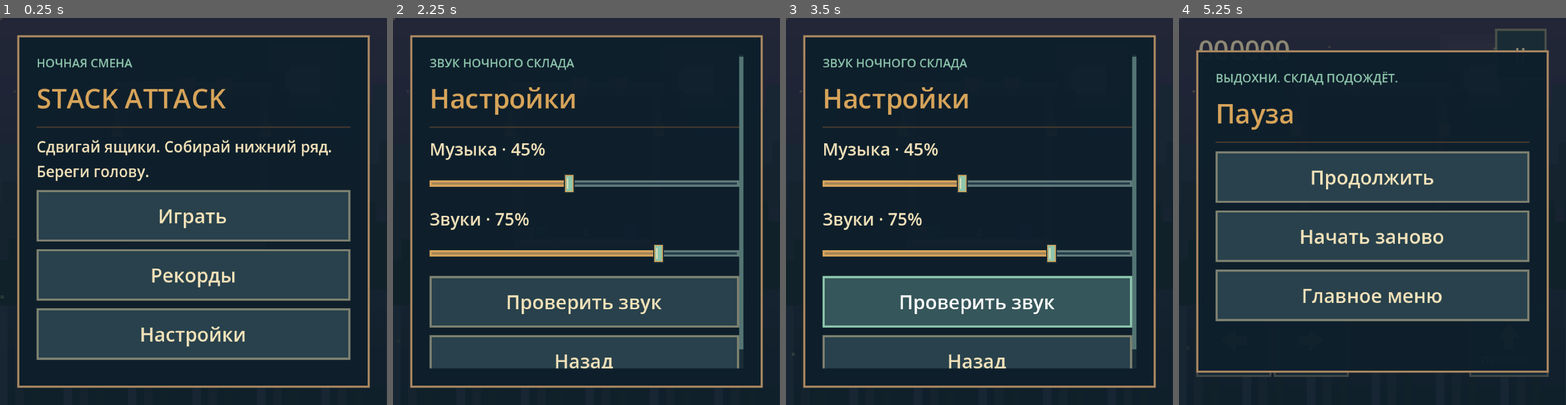
Above: before the commit, frames 1-4 (left to right).
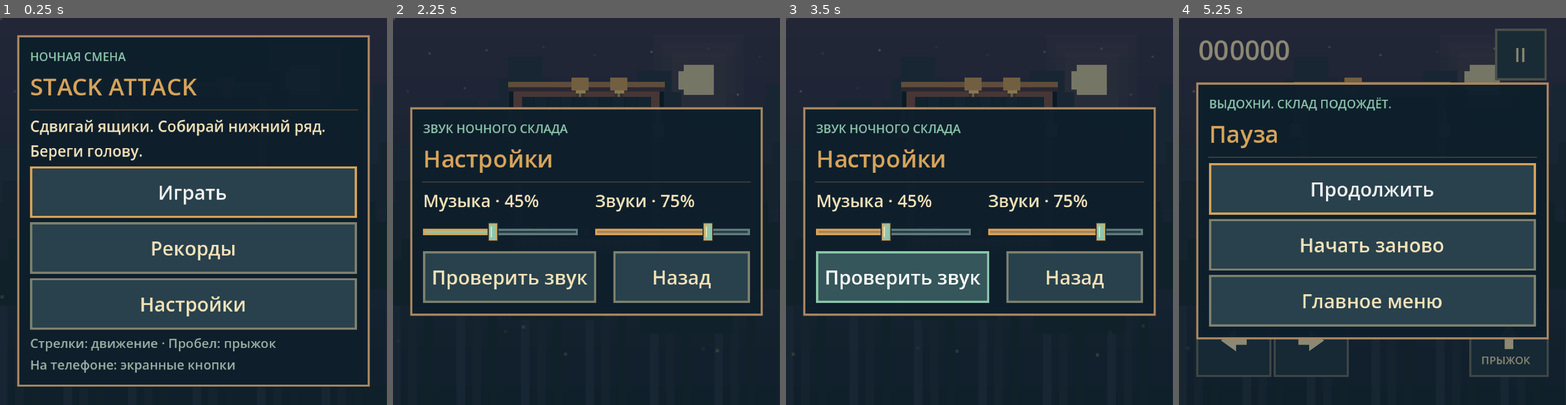
Above: after the commit, the same moments.

Repository: IlyasYOY/stack-attack
Game: Godot game, scene res://game/main.tscn
Same seed, same stepped clock (60 frames per second), same inputs: the game is played once before the commit and once after it. Sound files missing from this copy of the repository are replaced by a short silence.
Inputs:
- Up to frame 1 (0.25 s): no input
- Up to frame 2 (2.25 s): click "Рекорды" at 0.5 s; click "Назад" at 1.25 s; click "Настройки" at 2 s
- Up to frame 3 (3.5 s): click "Проверить звук" at 2.75 s
- Up to frame 4 (5.25 s): click "Назад" at 3.5 s; click "Играть" at 4.25 s; click "II" at 5 s

The runs differ from the first frame. In frame 1, 28% of the frame differs, in the area x 4-96%, y 8-96%; in frame 2, 32%; in frame 3, 32%, in the area x 4-96%, y 4-96%; in frame 4, 23%.

Commit message:
Fit menu panels without scrolling across phone and Fold layouts

Diff:
--- a/game/main.gd
+++ b/game/main.gd
@@ -9,7 +9,6 @@
 var buttons := {}
 var sliders := {}
 var panel: PanelContainer
-var panel_height := 400.0
 var score_label: Label
 var pointers := {}
 var jump_pending := false
@@ -66,8 +65,9 @@
 	result.set_stylebox("hover", "Button", _make_style(Color("35565a"), MINT, padding))
 	result.set_stylebox("pressed", "Button", _make_style(Color("456963"), GOLD, padding))
 	result.set_stylebox("focus", "Button", _make_style(Color(0, 0, 0, 0), GOLD, 2))
-	result.set_stylebox("panel", "PanelContainer", _make_style(Color(0.055, 0.12, 0.17, 0.97), Color("a88660"), 18))
-	result.set_constant("separation", "VBoxContainer", 10)
+	result.set_stylebox("panel", "PanelContainer", _make_style(Color(0.055, 0.12, 0.17, 0.97), Color("a88660"), 12 if _compact_panel() else 18))
+	result.set_constant("separation", "VBoxContainer", 4 if _compact_panel() else 10)
+	result.set_constant("separation", "HBoxContainer", 16)
 	result.set_font_size("font_size", "Button", 18)
 	var rail := _make_style(Color("243d4a"), Color("617b7b"), 3)
 	result.set_stylebox("slider", "HSlider", rail)
@@ -75,10 +75,22 @@
 	result.set_stylebox("grabber_area_highlight", "HSlider", _make_style(MINT, GOLD, 3))
 	result.set_icon("grabber", "HSlider", preload("res://art/slider_knob.png"))
 	result.set_icon("grabber_highlight", "HSlider", preload("res://art/slider_knob.png"))
-	result.set_stylebox("scroll", "VScrollBar", _make_style(Color("192d37"), Color("192d37"), 2))
-	result.set_stylebox("grabber", "VScrollBar", _make_style(Color("537573"), Color("537573"), 2))
-	result.set_stylebox("grabber_highlight", "VScrollBar", _make_style(MINT, MINT, 2))
 	return result
+
+
+func _compact_panel() -> bool:
+	return size.y < 620
+
+
+func _wide_panel() -> bool:
+	return size.x > size.y * 1.25
+
+
+func _column(parent: Control) -> VBoxContainer:
+	var column := VBoxContainer.new()
+	column.size_flags_horizontal = Control.SIZE_EXPAND_FILL
+	parent.add_child(column)
+	return column
 
 
 func _clear_ui() -> void:
@@ -93,6 +105,8 @@
 
 
 func _show_screen(value: String) -> void:
+	var previous_focus := get_viewport().gui_get_focus_owner()
+	var focus_name := str(previous_focus.name) if previous_focus != null else ""
 	screen = value
 	theme = _make_theme()
 	_release_controls()
@@ -106,55 +120,79 @@
 	var content := _make_panel()
 	match screen:
 		"menu":
-			panel_height = 460 if size.y >= 440 else 420
-			_heading(content, "STACK ATTACK", "НОЧНАЯ СМЕНА", 32)
-			_text(content, "Сдвигай ящики. Собирай нижний ряд.\nБереги голову.", 14 if size.y < 440 else 16)
-			_button(content, "Играть", "play", _start_game)
-			_button(content, "Рекорды", "records", func(): _show_screen("records"))
-			_button(content, "Настройки", "settings", func(): _show_screen("settings"))
-			if size.y >= 440:
-				_text(content, "Стрелки: движение · Пробел: прыжок\nНа телефоне: экранные кнопки", 12, Color("9eafa5"))
+			var intro := content
+			var actions := content
+			if _wide_panel():
+				var row := HBoxContainer.new()
+				content.add_child(row)
+				intro = _column(row)
+				actions = _column(row)
+			_heading(intro, "STACK ATTACK", "НОЧНАЯ СМЕНА", 32)
+			_text(intro, "Сдвигай ящики. Собирай нижний ряд.\nБереги голову.", 14 if _compact_panel() else 16)
+			_button(actions, "Играть", "play", _start_game)
+			_button(actions, "Рекорды", "records", func(): _show_screen("records"))
+			_button(actions, "Настройки", "settings", func(): _show_screen("settings"))
+			_text(intro, "Стрелки: движение · Пробел: прыжок\nНа телефоне: экранные кнопки", 12, Color("9eafa5"))
 		"paused":
-			panel_height = 300
 			_heading(content, "Пауза", "ВЫДОХНИ. СКЛАД ПОДОЖДЁТ.")
 			_button(content, "Продолжить", "resume", func(): _show_screen("playing"))
 			_button(content, "Начать заново", "restart", _start_game)
 			_button(content, "Главное меню", "home", func(): _show_screen("menu"))
 		"over":
-			panel_height = 370
 			_heading(content, "Смена окончена", "СКЛАД ЗАПОЛНЕН" if model.loss_reason == "overflow" else "ОСТОРОЖНО, ЯЩИКИ!")
-			_text(content, str(model.score), 44, GOLD)
+			_text(content, str(model.score), 32 if _compact_panel() else 44, GOLD)
 			_text(content, "Очищено рядов: %d" % model.lines, 16)
-			_button(content, "Играть снова", "again", _start_game)
-			_button(content, "Главное меню", "home", func(): _show_screen("menu"))
+			var actions: Control = content
+			if _compact_panel():
+				actions = HBoxContainer.new()
+				content.add_child(actions)
+			_button(actions, "Играть снова", "again", _start_game)
+			_button(actions, "Главное меню", "home", func(): _show_screen("menu"))
 			if not profile.last_error.is_empty():
 				_text(content, profile.last_error, 12)
 		"records":
-			panel_height = 490
 			_heading(content, "Рекорды", "ЛУЧШАЯ ДЕСЯТКА · НА ЭТОМ УСТРОЙСТВЕ")
 			if profile.records.is_empty():
 				_text(content, "Пока пусто. Первый ряд уже ждёт.", 16)
+			var entries: Control = content
+			if _compact_panel() and not profile.records.is_empty():
+				var grid := GridContainer.new()
+				grid.columns = 2
+				grid.add_theme_constant_override("h_separation", 16)
+				grid.add_theme_constant_override("v_separation", 6)
+				content.add_child(grid)
+				entries = grid
 			for index in range(profile.records.size()):
 				var entry: Dictionary = profile.records[index]
-				_text(content, "%02d   %s   ·   %d" % [index + 1, entry.date, entry.score], 16,
-					GOLD if index == 0 else CREAM)
+				if _compact_panel():
+					var item := _column(entries)
+					item.add_theme_constant_override("separation", 0)
+					_text(item, "%02d   %d" % [index + 1, entry.score], 14, GOLD if index == 0 else CREAM)
+					_text(item, str(entry.date), 10, MINT)
+				else:
+					_text(entries, "%02d   %s   ·   %d" % [index + 1, entry.date, entry.score], 16,
+						GOLD if index == 0 else CREAM)
 			_button(content, "Назад", "back", func(): _show_screen("menu"))
 		"settings":
-			panel_height = 430
 			_heading(content, "Настройки", "ЗВУК НОЧНОГО СКЛАДА")
-			_slider(content, "Музыка", "music", profile.music)
-			_slider(content, "Звуки", "effects", profile.effects)
+			if _compact_panel():
+				var row := HBoxContainer.new()
+				content.add_child(row)
+				_slider(_column(row), "Музыка", "music", profile.music)
+				_slider(_column(row), "Звуки", "effects", profile.effects)
+			else:
+				_slider(content, "Музыка", "music", profile.music)
+				_slider(content, "Звуки", "effects", profile.effects)
 			if OS.has_feature("android"):
-				var vibration := CheckButton.new()
-				vibration.text = "Виброотклик"
-				vibration.button_pressed = profile.vibration
-				vibration.toggled.connect(func(enabled: bool):
-					profile.vibration = enabled
-					profile.save_profile())
-				content.add_child(vibration)
-			_button(content, "Проверить звук", "sound_test", func(): sound.effect("line"))
-			_button(content, "Назад", "back", func(): _show_screen("menu"))
+				_vibration_option(content)
+			var actions: Control = content
+			if _compact_panel():
+				actions = HBoxContainer.new()
+				content.add_child(actions)
+			_button(actions, "Проверить звук", "sound_test", func(): sound.effect("line"))
+			_button(actions, "Назад", "back", func(): _show_screen("menu"))
 	_position_panel()
+	_focus_panel.call_deferred(panel, focus_name)
 
 
 func _make_panel() -> VBoxContainer:
@@ -164,26 +202,47 @@
 	ui.add_child(shade)
 	panel = PanelContainer.new()
 	ui.add_child(panel)
-	var scroll := ScrollContainer.new()
-	scroll.horizontal_scroll_mode = ScrollContainer.SCROLL_MODE_DISABLED
-	panel.add_child(scroll)
+	panel.resized.connect(_center_panel)
+	panel.minimum_size_changed.connect(_position_panel)
 	var content := VBoxContainer.new()
-	if size.y < 440:
-		content.add_theme_constant_override("separation", 7)
 	content.size_flags_horizontal = Control.SIZE_EXPAND_FILL
-	scroll.add_child(content)
+	panel.add_child(content)
 	return content
 
 
 func _position_panel() -> void:
 	if panel != null:
-		panel.size = Vector2(minf(410, size.x - 32), minf(panel_height, size.y - 32))
+		panel.size = Vector2(minf(720 if _wide_panel() else 440, size.x - 32), panel.get_combined_minimum_size().y)
+		_center_panel()
+
+
+func _center_panel() -> void:
+	if panel != null:
 		panel.position = ((size - panel.size) * 0.5).floor()
+
+
+func _focus_panel(expected_panel: PanelContainer, preferred: String) -> void:
+	if panel != expected_panel or not is_instance_valid(expected_panel):
+		return
+	var controls: Array[Control] = []
+	for control in panel.find_children("*", "Control", true, false):
+		if control.focus_mode == Control.FOCUS_ALL:
+			controls.append(control)
+	for index in range(controls.size()):
+		var control := controls[index]
+		control.focus_next = control.get_path_to(controls[(index + 1) % controls.size()])
+		control.focus_previous = control.get_path_to(controls[(index - 1 + controls.size()) % controls.size()])
+	if not controls.is_empty():
+		var target := controls[0]
+		for control in controls:
+			if str(control.name) == preferred:
+				target = control
+		target.grab_focus()
 
 
 func _heading(parent: Control, title: String, subtitle: String, text_size: int = 28) -> void:
 	_text(parent, subtitle, 11, MINT)
-	_text(parent, title, mini(25, text_size) if size.y < 440 else text_size, GOLD)
+	_text(parent, title, mini(22, text_size) if _compact_panel() else text_size, GOLD)
 	var separator := HSeparator.new()
 	separator.modulate = Color("9a7d5e")
 	parent.add_child(separator)
@@ -201,6 +260,8 @@
 
 func _button(parent: Control, title: String, id: String, action: Callable) -> Button:
 	var button := Button.new()
+	button.name = id
+	button.size_flags_horizontal = Control.SIZE_EXPAND_FILL
 	button.text = title
 	button.custom_minimum_size.y = 48
 	button.pressed.connect(func():
@@ -215,6 +276,7 @@
 func _slider(parent: Control, title: String, id: String, value: float) -> void:
 	var label := _text(parent, "%s · %d%%" % [title, roundi(value * 100)], 16)
 	var slider := HSlider.new()
+	slider.name = id
 	slider.min_value = 0
 	slider.max_value = 1
 	slider.step = 0.05
@@ -230,6 +292,17 @@
 		profile.save_profile())
 	parent.add_child(slider)
 	sliders[id] = slider
+
+
+func _vibration_option(parent: Control) -> void:
+	var vibration := CheckButton.new()
+	vibration.name = "vibration"
+	vibration.text = "Виброотклик"
+	vibration.button_pressed = profile.vibration
+	vibration.toggled.connect(func(enabled: bool):
+		profile.vibration = enabled
+		profile.save_profile())
+	parent.add_child(vibration)
 
 
 func _build_hud() -> void:
@@ -403,6 +476,7 @@
 		"field": [world.field.position.x, world.field.position.y, world.field.size.x, world.field.size.y],
 		"buttons": rects, "sliders": slider_rects, "controls": input_rects,
 		"missing_menu_glyphs": _missing_menu_glyphs(),
+		"panel": _panel_snapshot(),
 		"profile": {"music": profile.music, "effects": profile.effects,
 			"records": profile.records, "vibration_visible": OS.has_feature("android")},
 		"audio": {"music_playing": sound.music_player.playing, "music_position": sound.music_player.get_playback_position(), "stream_format": sound.music_player.stream.format, "loop_end": sound.music_player.stream.loop_end, "unlocked": sound.unlocked,
@@ -422,6 +496,22 @@
 	return missing
 
 
+func _panel_snapshot() -> Dictionary:
+	if panel == null:
+		return {}
+	var rect := panel.get_global_rect()
+	var items := []
+	for control in panel.find_children("*", "Control", true, false):
+		if control is Label or control.focus_mode == Control.FOCUS_ALL:
+			var bounds: Rect2 = control.get_global_rect()
+			items.append({"name": str(control.name), "kind": control.get_class(), "rect": [bounds.position.x, bounds.position.y, bounds.size.x, bounds.size.y],
+				"focusable": control.focus_mode == Control.FOCUS_ALL})
+	var focused := get_viewport().gui_get_focus_owner()
+	return {"rect": [rect.position.x, rect.position.y, rect.size.x, rect.size.y], "items": items,
+		"scroll_containers": panel.find_children("*", "ScrollContainer", true, false).size(),
+		"focus": str(focused.name) if focused != null else ""}
+
+
 func _qa_command() -> void:
 	# Deliberate opt-in on debug Web exports only. No gameplay UI exposes fixtures.
 	var raw: Variant = JavaScriptBridge.eval("JSON.stringify(window.stackAttackQARequest || null)")
@@ -429,7 +519,15 @@
 		return
 	JavaScriptBridge.eval("window.stackAttackQARequest = null")
 	var request: Variant = JSON.parse_string(str(raw))
-	if not request is Dictionary or screen != "playing":
+	if not request is Dictionary:
+		return
+	if str(request.get("scenario", "")) == "records_menu" and screen in ["menu", "records"]:
+		profile.records.clear()
+		for index in range(10):
+			profile.records.append({"score": 1000000 - index * 100, "date": "12.11.2026"})
+		_show_screen("records")
+		return
+	if screen != "playing":
 		return
 	if str(request.get("scenario", "")) not in ["line", "chain", "crush", "overflow", "push", "showcase"]:
 		return
--- a/tests/test_game.gd
+++ b/tests/test_game.gd
@@ -260,6 +260,30 @@
 	await process_frame
 	check(app.sound.music_player.stream.loop_mode == AudioStreamWAV.LOOP_FORWARD and app.sound.music_player.stream.loop_end > 300000, "Music must loop over decoded frames on every platform")
 	check(app.screen == "menu" and app.buttons.has("play") and app.buttons.has("settings"), "Main menu must offer the agreed screens")
+	var saved_records: Array = app.profile.records.duplicate(true)
+	app.profile.records.clear()
+	for index in range(10):
+		app.profile.records.append({"score": 1000000 - index * 100, "date": "12.11.2026"})
+	for dimensions in [Vector2i(320, 568), Vector2i(568, 320), Vector2i(390, 844), Vector2i(844, 390),
+			Vector2i(344, 882), Vector2i(882, 344), Vector2i(768, 1004), Vector2i(1004, 768), Vector2i(360, 360)]:
+		root.size = dimensions
+		for menu in ["menu", "settings", "records", "paused", "over"]:
+			app._show_screen(menu)
+			if menu == "settings" and not OS.has_feature("android"):
+				# Include the real Android-only row when checking the smallest layouts.
+				app._vibration_option(app.panel.get_child(0))
+			for frame in range(4):
+				await process_frame
+			var viewport := Rect2(Vector2.ZERO, app.size)
+			check(viewport.encloses(app.panel.get_global_rect()), "%s panel must fit %s without scrolling" % [menu, dimensions])
+			check(app.panel.find_children("*", "ScrollContainer", true, false).is_empty(), "Menus must not contain a ScrollContainer")
+			for control in app.panel.find_children("*", "Control", true, false):
+				if control is Label or control.focus_mode == Control.FOCUS_ALL:
+					check(viewport.encloses(control.get_global_rect()), "%s content must remain visible at %s: %s" % [menu, dimensions, control.name])
+			var focused := root.gui_get_focus_owner()
+			check(focused != null and app.panel.is_ancestor_of(focused), "Focus must start inside each menu panel")
+	app.profile.records = saved_records
+	app._show_screen("menu")
 	app._start_game()
 	app._pause()
 	var paused_ticks: int = app.model.ticks
Not shown, changed: export_presets.cfg
Not shown, changed: docs/cloud-environment.md
Not shown, changed: docs/prototype.md
